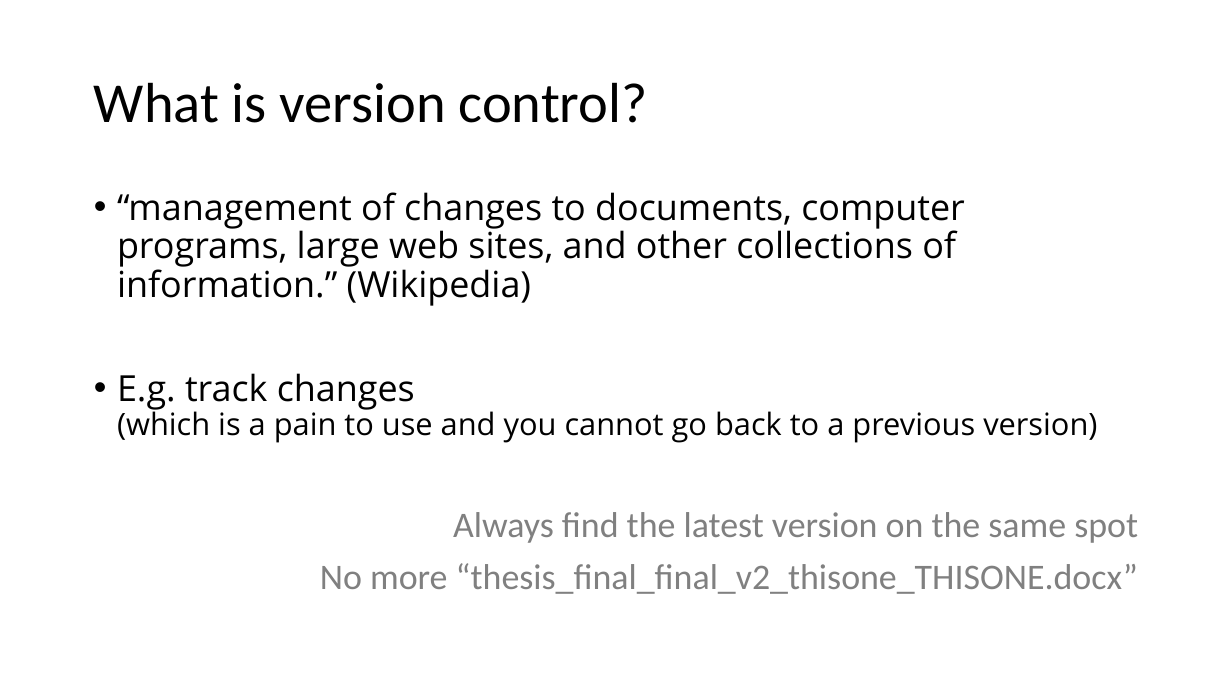
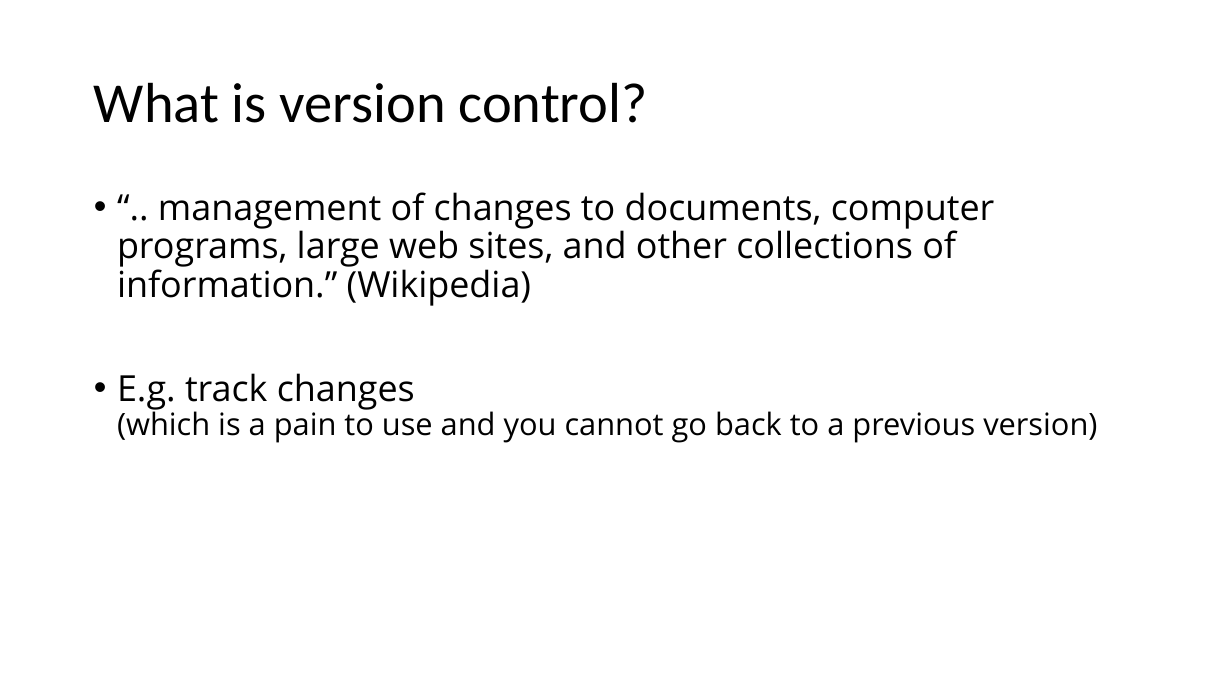
Before and after one commit to VHP4Safety/github_intro_training, a slide deck: slide 7 of powerpoints/github_part1.pptx. Drawn at 1232x693 pixels with LibreOffice and Linux fonts; fonts in the diff are those of the drawing. Boxes give left, top, right and bottom in pixels: in the first picture for what was removed or moved away, otherwise in the second. Text is boxed around its words. In the diff, an @@ line names an element or a change of style, - is before the commit and + after.

```diff
--- a/powerpoints/github_part1.pptx
+++ b/powerpoints/github_part1.pptx
@@ text at (117, 192, 995, 306): text changed @@
-• “management of changes to documents, computer programs, large web sites, and other collections of information.” (Wikipedia)
+• “.. management of changes to documents, computer programs, large web sites, and other collections of information.” (Wikipedia)
@@ text at (320, 512, 1138, 594): paragraphs removed @@
-Always find the latest version on the same spot
-No more “thesis_final_final_v2_thisone_THISONE.docx”
```
Also in this commit, not shown: 11 other slides changed, 7 slides added, 1 other file.
